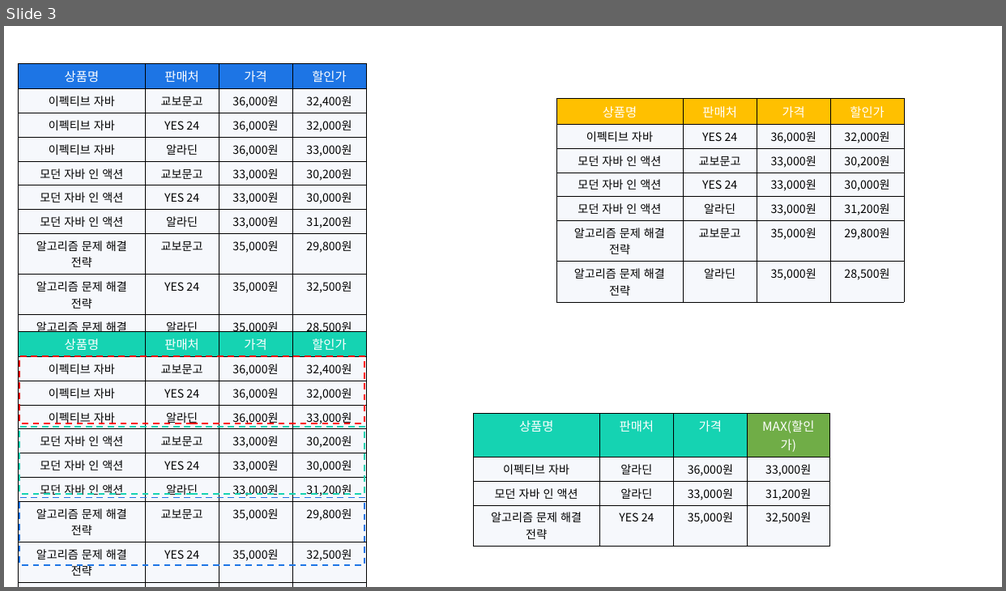
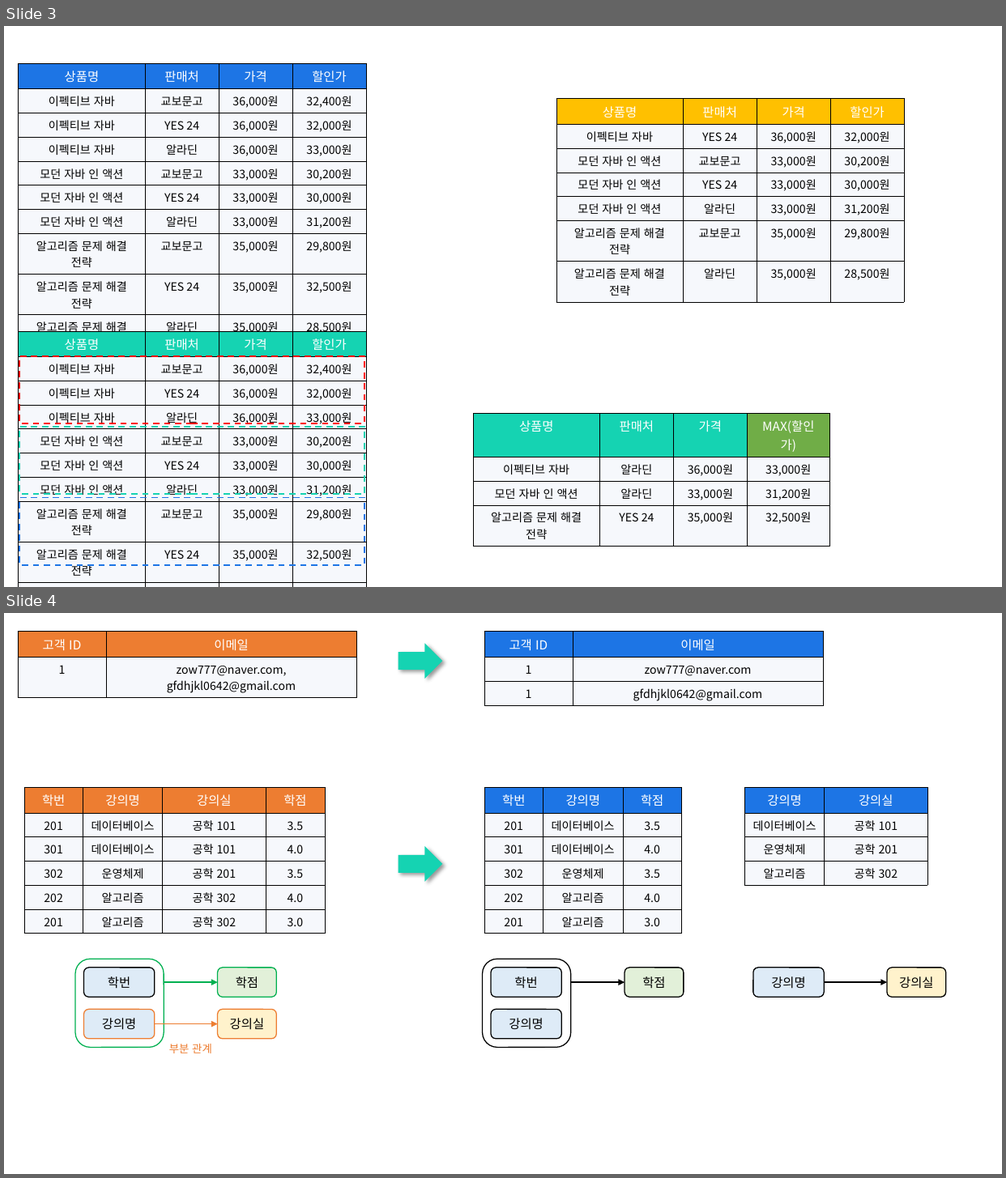
Before and after one commit to siwon-park/BackEnd-Study, a slide deck: PPT_Image.pptx. Shown one above the other, each under a label of ours: slide 3 before the commit, slides 3 and 4 after it. The pictures are 1006x591 and 1006x1178 pixels, drawn with LibreOffice and Linux fonts; fonts in the diff are those of the drawing. Boxes give left, top, right and bottom in pixels: in the first picture for what was removed or moved away, otherwise in the second. Text is boxed around its words. In the diff, an @@ line names an element or a change of style, - is before the commit and + after.

```diff
--- a/PPT_Image.pptx
+++ b/PPT_Image.pptx
@@ slide 4 added at box(4, 613, 1002, 1174), background #FFFFFF @@
@@ table added at box(18, 632, 356, 696), 2 rows, 2 columns @@
+고객 ID | 이메일
+1 | zow777@naver.com, gfdhjkl0642@gmail.com
@@ table added at box(484, 632, 824, 705), 3 rows, 2 columns @@
+고객 ID | 이메일
+1 | zow777@naver.com
+1 | gfdhjkl0642@gmail.com
@@ right arrow added at box(398, 643, 443, 678), fill #15D3B2 @@
@@ table added at box(24, 787, 325, 931), 6 rows, 4 columns @@
+학번 | 강의명 | 강의실 | 학점
+201 | 데이터베이스 | 공학 101 | 3.5
+301 | 데이터베이스 | 공학 101 | 4.0
+302 | 운영체제 | 공학 201 | 3.5
+202 | 알고리즘 | 공학 302 | 4.0
+201 | 알고리즘 | 공학 302 | 3.0
@@ table added at box(484, 787, 682, 931), 6 rows, 3 columns @@
+학번 | 강의명 | 학점
+201 | 데이터베이스 | 3.5
+301 | 데이터베이스 | 4.0
+302 | 운영체제 | 3.5
+202 | 알고리즘 | 4.0
+201 | 알고리즘 | 3.0
@@ table added at box(745, 787, 928, 882), 4 rows, 2 columns @@
+강의명 | 강의실
+데이터베이스 | 공학 101
+운영체제 | 공학 201
+알고리즘 | 공학 302
@@ right arrow added at box(398, 846, 443, 882), fill #15D3B2 @@
@@ rounded rectangle added at box(753, 968, 824, 997), fill #DEEBF7, outline #000000 1 pt, 12 pt, text #000000 @@
+강의명
@@ rounded rectangle added at box(888, 968, 947, 997), fill #FFF2CC, outline #000000 1 pt, 12 pt, text #000000 @@
+강의실
@@ group added at box(483, 959, 684, 1047): 4 rounded rectangles, 1 arrow @@
+학번
+강의명
+학점
@@ arrow added from (825, 983) to (888, 983), #000000 1 pt @@
@@ group added at box(75, 959, 276, 1054): 5 rounded rectangles, 2 arrows, 1 text @@
+학번
+강의명
+학점
+강의실
+부분 관계
```
Also in this commit, not shown: 1 slide changed, 1 other slide added, 1 other file.
